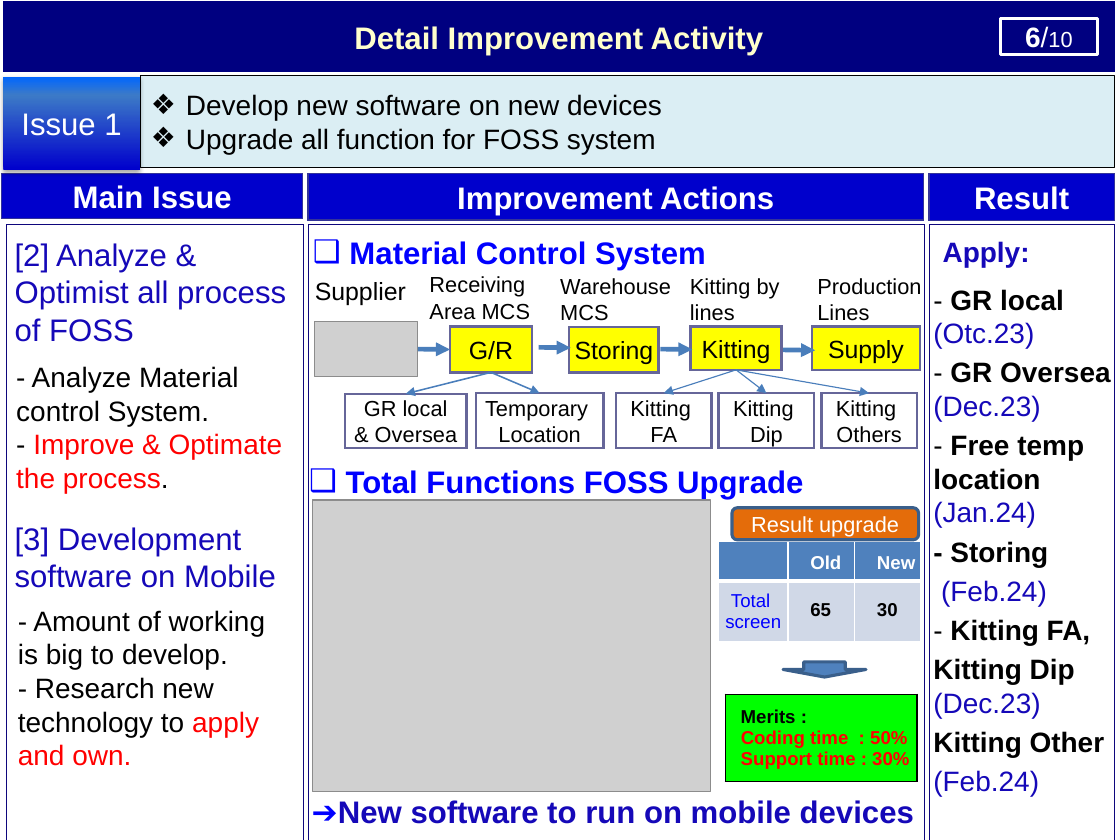
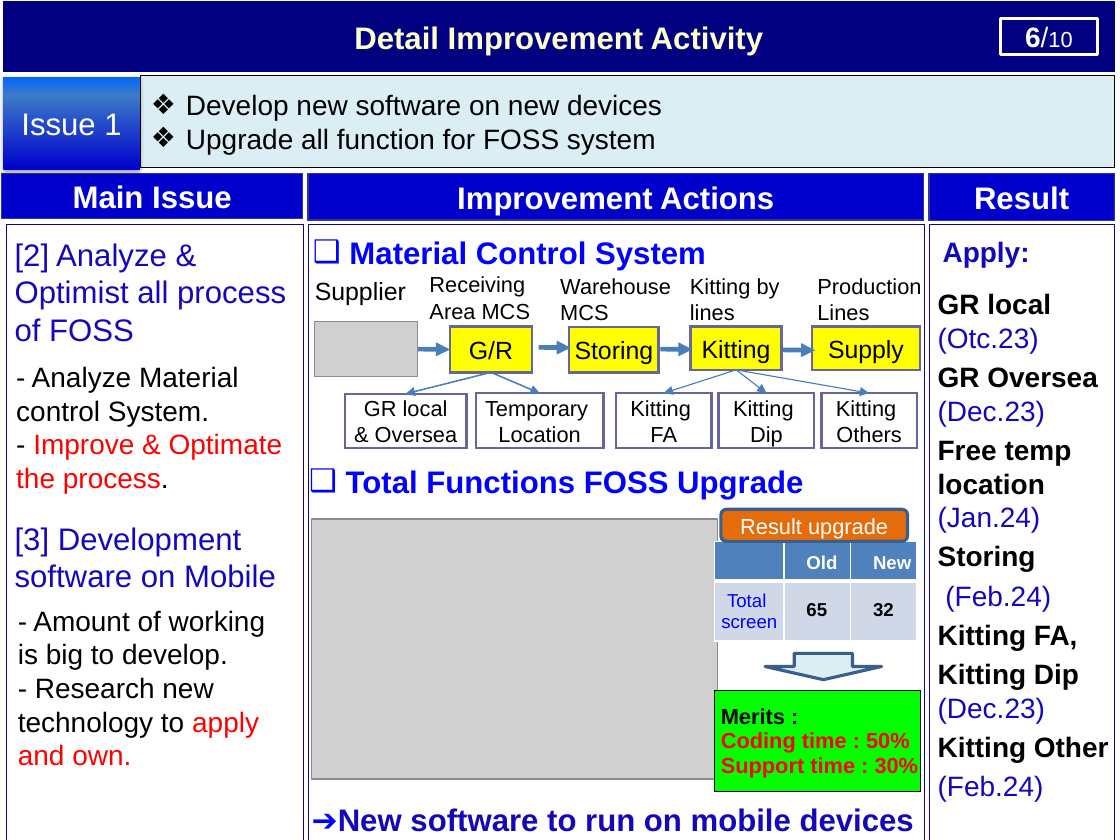
Before and after one commit to thietbicongnghevietnam/ReportPSNV, a slide deck: slide 7 of Report_test.pptx (slide 8 before the commit). Drawn at 1120x840 pixels with LibreOffice and Linux fonts; fonts in the diff are those of the drawing; grey boxes stand for pictures. Boxes give left, top, right and bottom in pixels: in the first picture for what was removed or moved away, otherwise in the second. Text is boxed around its words. In the diff, an @@ line names an element or a change of style, - is before the commit and + after.

```diff
--- a/Report_test.pptx
+++ b/Report_test.pptx
@@ text at (x1=938, y1=293, x2=1097, y2=572): text changed @@
-- GR local (Otc.23)
-- GR Oversea (Dec.23)
-- Free temp location (Jan.24)
-- Storing
+GR local (Otc.23)
+GR Oversea (Dec.23)
+Free temp location (Jan.24)
+Storing
@@ picture resized from (x1=312, y1=500, x2=710, y2=792) to (x1=311, y1=519, x2=717, y2=778) @@
@@ rounded rectangle "Result upgrade" moved from (x1=732, y1=507, x2=920, y2=540) to (x1=721, y1=510, x2=908, y2=542) @@
@@ table at (x1=715, y1=541, x2=916, y2=641) @@
-row 2, column 3: 30
+row 2, column 3: 32
@@ table moved from (x1=719, y1=542, x2=921, y2=642) to (x1=715, y1=541, x2=916, y2=641) @@
@@ text at (x1=938, y1=624, x2=1078, y2=650): text changed @@
-- Kitting FA,
+Kitting FA,
@@ down arrow resized from (x1=783, y1=662, x2=866, y2=678) to (x1=765, y1=653, x2=881, y2=680) @@
@@ down arrow at (x1=765, y1=653, x2=881, y2=680): fill #4F81BD to #DBEEF4 @@
@@ table at (x1=715, y1=691, x2=920, y2=792) @@
@@ size 12 to 14 pt @@
@@ table resized from (x1=726, y1=694, x2=917, y2=782) to (x1=715, y1=691, x2=920, y2=792) @@
@@ text "➔New software to run on ..." moved from (x1=312, y1=800, x2=914, y2=824) to (x1=312, y1=808, x2=914, y2=832) @@
```
Also in this commit, not shown: 7 other slides changed, 1 slide removed, 1 other file.
